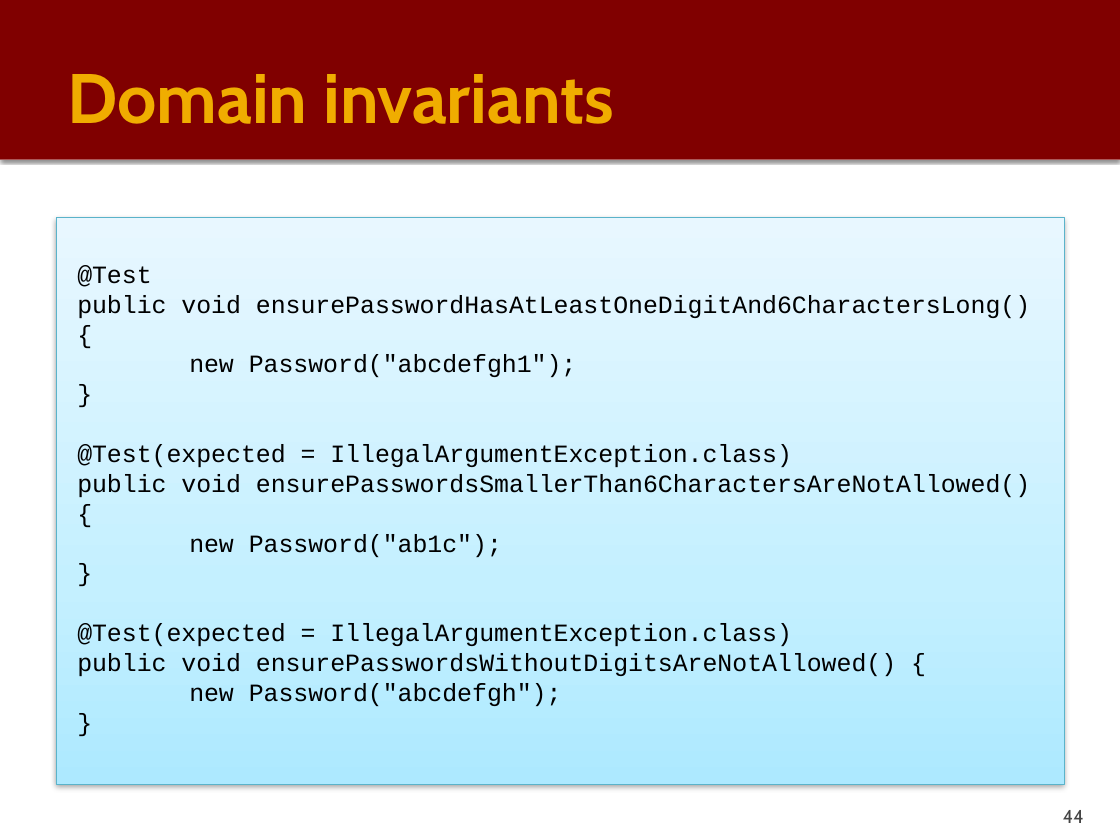
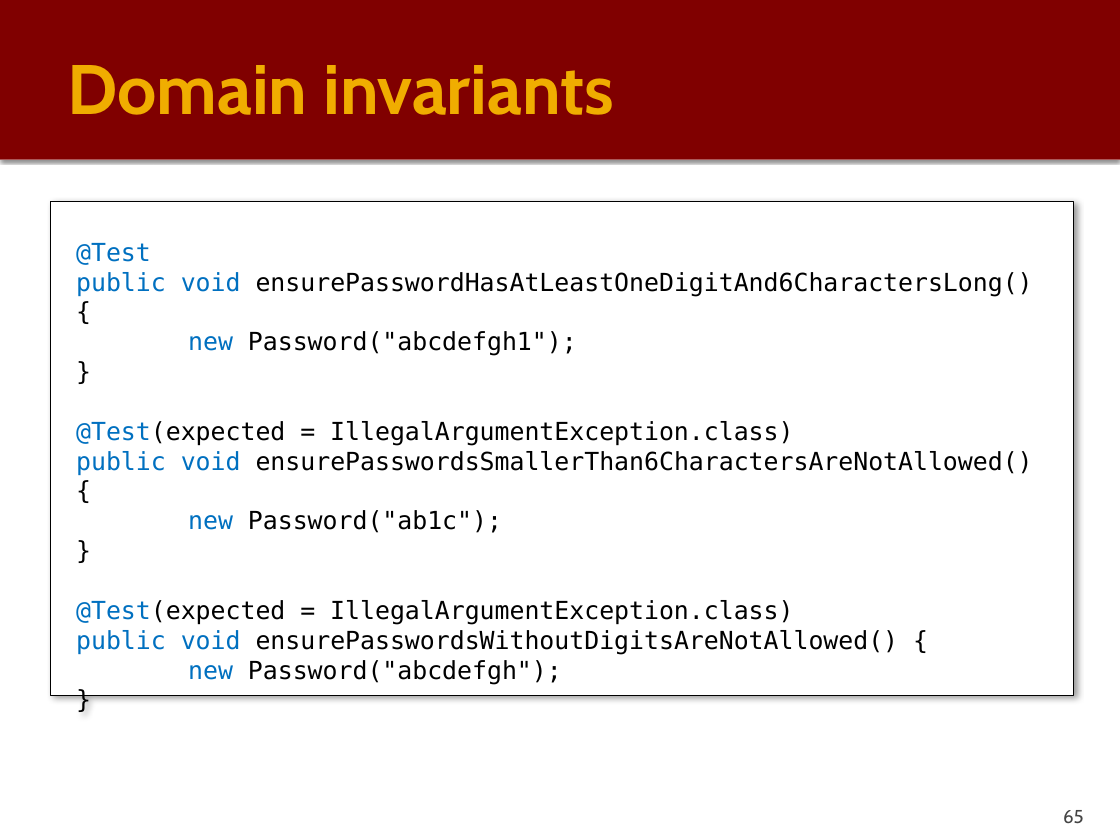
Before and after one commit to PauloGandraSousa/eapliframework, a slide deck: slide 65 of documentation/eapli.framework-Tech-Description.pptx (slide 44 before the commit). Drawn at 1120x840 pixels with LibreOffice and Linux fonts; fonts in the diff are those of the drawing. Boxes give left, top, right and bottom in pixels: in the first picture for what was removed or moved away, otherwise in the second. Text is boxed around its words. In the diff, an @@ line names an element or a change of style, - is before the commit and + after.

```diff
--- a/documentation/eapli.framework-Tech-Description.pptx
+++ b/documentation/eapli.framework-Tech-Description.pptx
@@ title "Domain invariants": place and size @@
-title "Domain invariants" at bbox=[67, 74, 614, 124]
+title "Domain invariants" at bbox=[67, 65, 614, 115]
@@ rectangle "@Test": place and size @@
-rectangle "@Test" at bbox=[56, 217, 1064, 784]
+rectangle "@Test" at bbox=[50, 200, 1073, 694]
@@ rectangle "@Test" at bbox=[50, 200, 1073, 694]: font Courier New to DejaVu Sans Mono; text colour #000000 to #0070C0 in "@Test", "public void", "new", "@Test(expected" and 5 more places; text to rectangle; fill gradient #ADE9FF to #C5EFFF to #E9F9FF to #FFFFFF; outline #5BB3CA 0.5 pt to #000000 0.25 pt; shadow changed @@
@@ page number at bbox=[1063, 810, 1084, 824]: text changed @@
-44
+65
```
Also in this commit, not shown: 18 other slides changed, 33 slides added, 8 slides removed, 1 other file.
